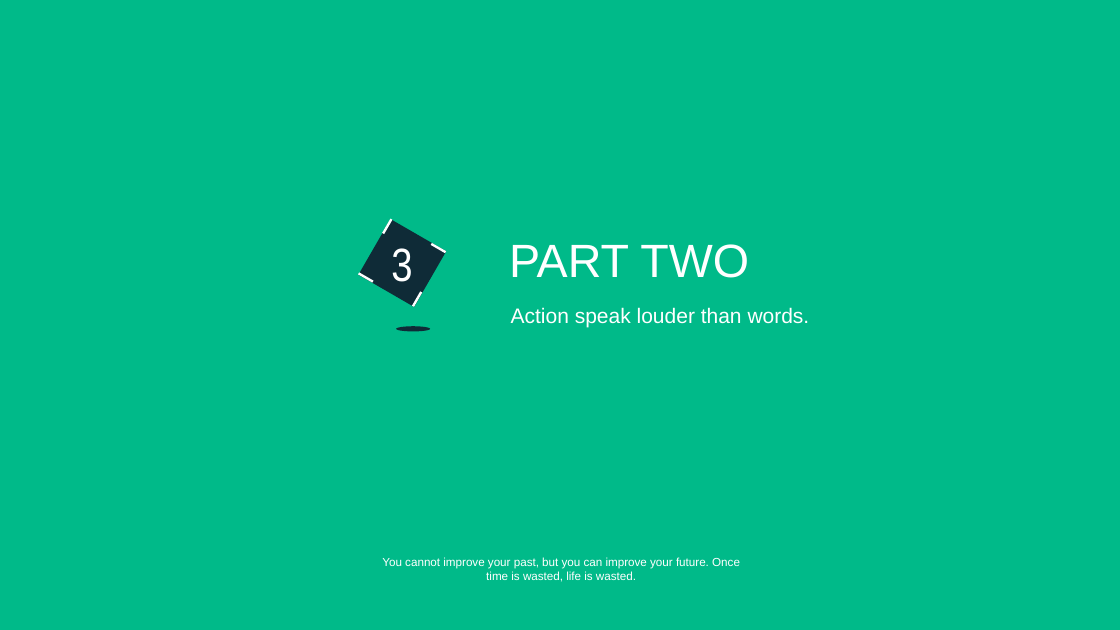
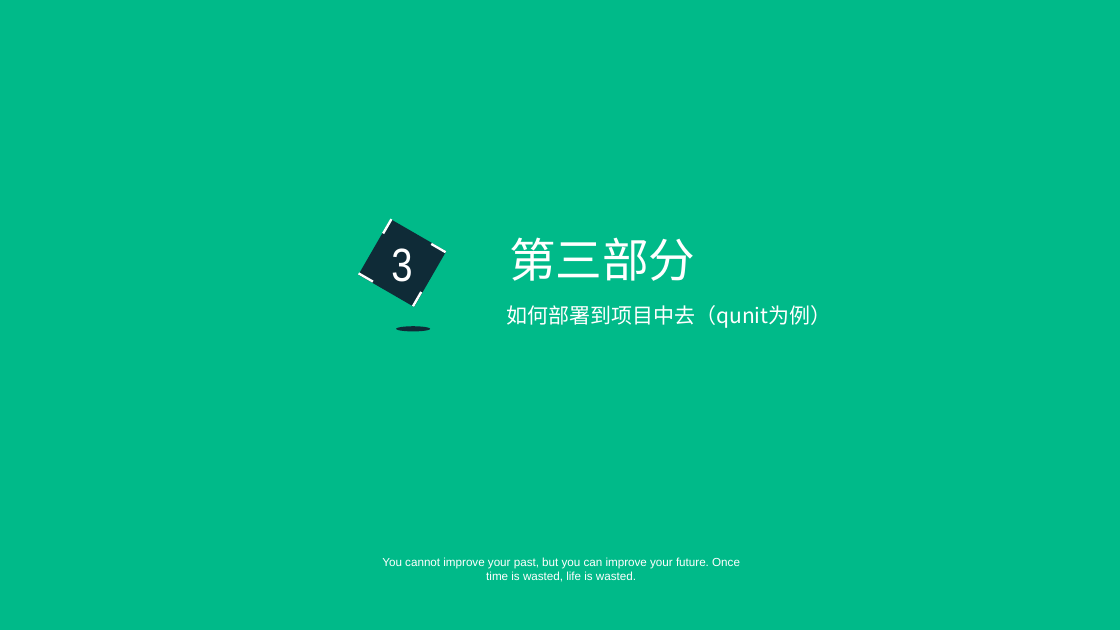
Before and after one commit to hanangjie/play, a slide deck: slide 11 of share/TDT/测试驱动开发.ppt. Drawn at 1120x630 pixels with LibreOffice and Linux fonts; fonts in the diff are those of the drawing. Boxes give left, top, right and bottom in pixels: in the first picture for what was removed or moved away, otherwise in the second. Text is boxed around its words. In the diff, an @@ line names an element or a change of style, - is before the commit and + after.

```diff
--- a/share/TDT/测试驱动开发.ppt
+++ b/share/TDT/测试驱动开发.ppt
@@ text at bbox=[509, 237, 695, 281]: text changed @@
-PART TWO
+第三部分
@@ text added at bbox=[506, 305, 831, 328], 18 pt, text #FFFFFF @@
+如何部署到项目中去（qunit为例）
@@ text removed at bbox=[511, 307, 810, 327] @@
-Action speak louder than words.
```
Also in this commit, not shown: 5 slides added, 9 slides removed.
